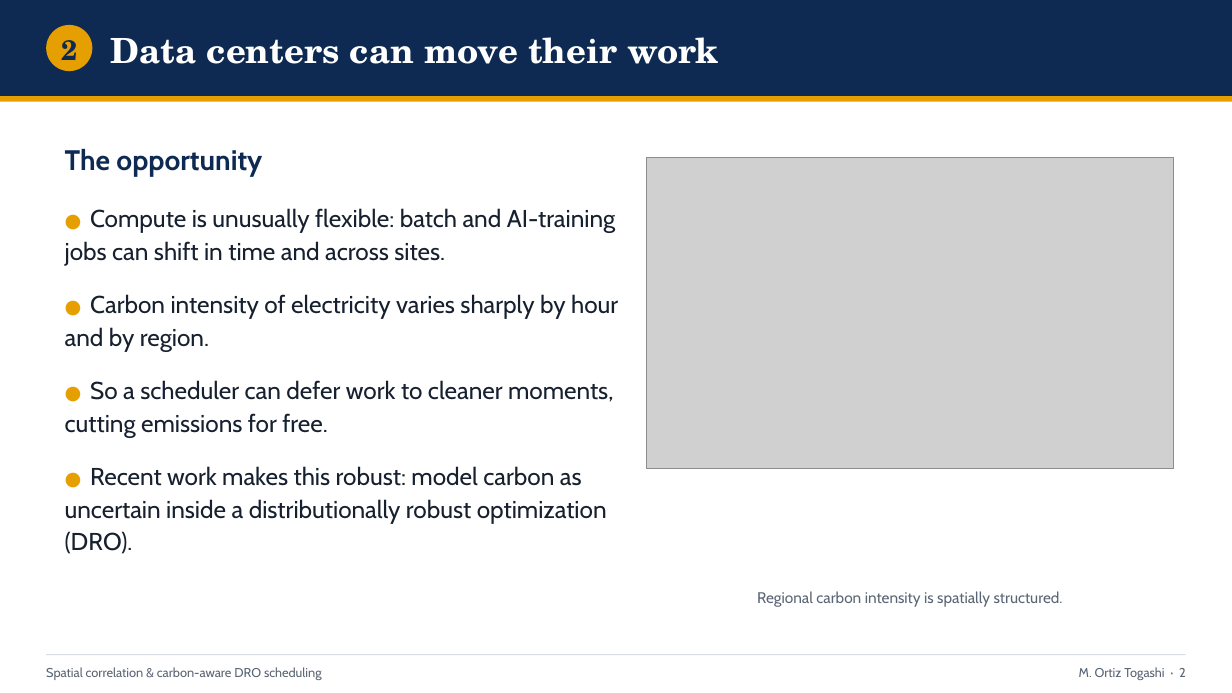
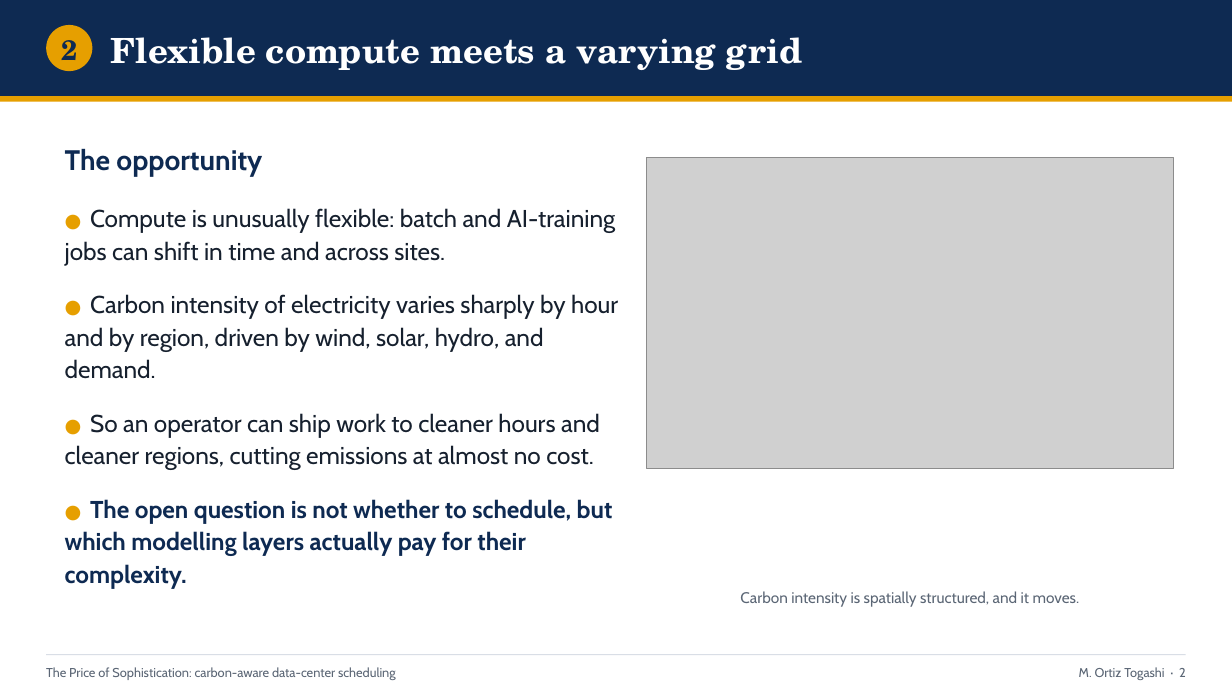
Before and after one commit to ma731/Capstone-in-Operations-Research, a slide deck: slide 2 of deck/capstone_defense.pptx. Drawn at 1232x693 pixels with LibreOffice and Linux fonts; fonts in the diff are those of the drawing; grey boxes stand for pictures. Boxes give left, top, right and bottom in pixels: in the first picture for what was removed or moved away, otherwise in the second. Text is boxed around its words. In the diff, an @@ line names an element or a change of style, - is before the commit and + after.

Commit message:
Pivot to value-first framing; correct transfer-lever savings to verified numbers
Reframe from null-result to "The Price of Sophistication": lead with the
day-ahead migration scheduler (the spatial transfer lever), demote the
spatial-correlation null to a screening rule (RQ2), recast the DRO as
day-ahead forecast-error hedging, and move the copula to an appendix.

Integrity fix: the transfer-lever headline (4.7-10.1% / "8-11 pts") was an
unverified placeholder that conflated two metrics. Ran
scripts/run_part3_transfer_value.py (committed snapshot) and corrected every
artifact to the real out-of-sample CVaR_0.95 reduction over the Phi=0
baseline: 4.0-9.9% (Western 4.0%, Eastern 9.9%, Diversified 9.0%).

- capstone_thesis.tex (28pp body) and full_thesis.tex (57pp): value-first
  restructure, copula demoted to app:copula, number correction
- build_deck.py / poster build_v23.js: deck (18 slides) and poster rebuilt
- plot_part3.py: real savings; crossover marker moved to M*~3

```diff
--- a/deck/capstone_defense.pptx
+++ b/deck/capstone_defense.pptx
@@ text at [111,37,803,70]: text changed @@
-Data centers can move their work
+Flexible compute meets a varying grid
@@ text at [65,294,618,589]: text changed @@
-● Carbon intensity of electricity varies sharply by hour and by region.
-● So a scheduler can defer work to cleaner moments, cutting emissions for free.
-● Recent work makes this robust: model carbon as uncertain inside a distributionally robust optimization (DRO).
+● Carbon intensity of electricity varies sharply by hour and by region, driven by wind, solar, hydro, and demand.
+● So an operator can ship work to cleaner hours and cleaner regions, cutting emissions at almost no cost.
+● The open question is not whether to schedule, but which modelling layers actually pay for their complexity.
@@ text at [740,591,1080,607]: text changed @@
-Regional carbon intensity is spatially structured.
+Carbon intensity is spatially structured, and it moves.
@@ text at [46,667,396,680]: text changed @@
-Spatial correlation & carbon-aware DRO scheduling
+The Price of Sophistication: carbon-aware data-center scheduling
```
Also in this commit, not shown: 8 other slides changed, 9 slides added, 9 slides removed, 42 other files.
